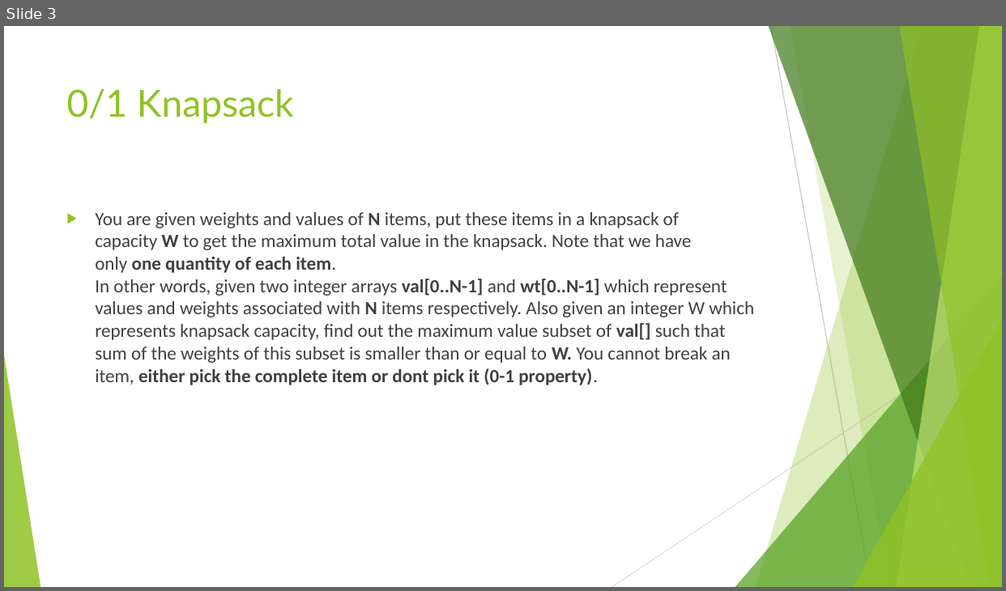
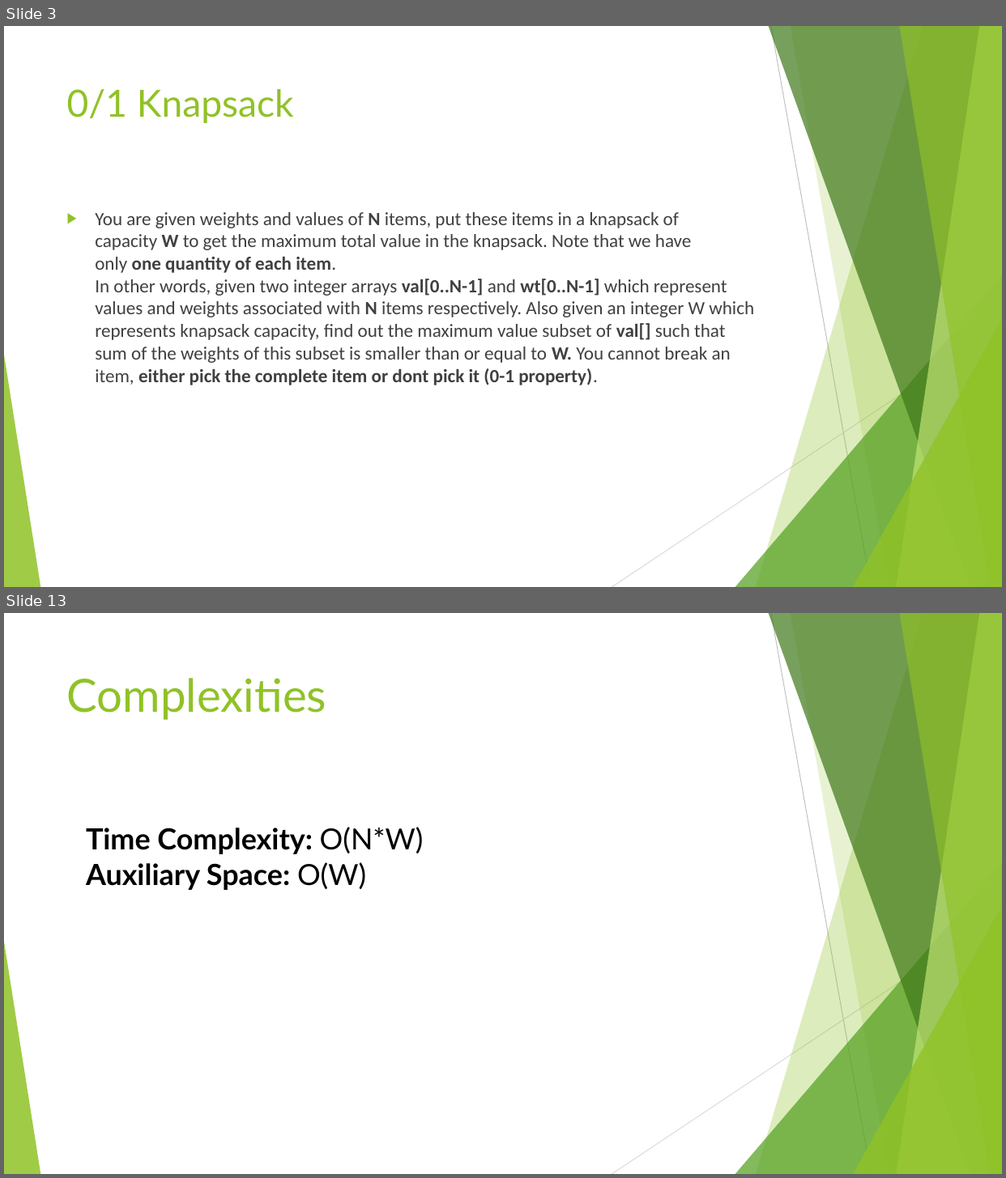
Before and after one commit to sarthaknandwani/ppt_allied_dp, a slide deck: DYNAMIC PROGRAMMING.pptx. Shown one above the other, each under a label of ours: slide 3 before the commit, slides 3 and 13 after it; the slides between them are not shown. The pictures are 1006x591 and 1006x1178 pixels, drawn with LibreOffice and Linux fonts; fonts in the diff are those of the drawing. Boxes give left, top, right and bottom in pixels: in the first picture for what was removed or moved away, otherwise in the second. Text is boxed around its words. In the diff, an @@ line names an element or a change of style, - is before the commit and + after.

```diff
--- a/DYNAMIC PROGRAMMING.pptx
+++ b/DYNAMIC PROGRAMMING.pptx
@@ slide 13 added at (x1=4, y1=613, x2=1002, y2=1174), background #FFFFFF; not listed: 10 template elements that a slide beside it also shows @@
@@ title added at (x1=67, y1=678, x2=327, y2=720), 44 pt, text #90C226 @@
+Complexities
@@ text added at (x1=86, y1=827, x2=424, y2=890), 28 pt, text #000000, bold @@
+Time Complexity: O(N*W)
+Auxiliary Space: O(W)
```
Also in this commit, not shown: 1 slide changed, 8 other slides added.
